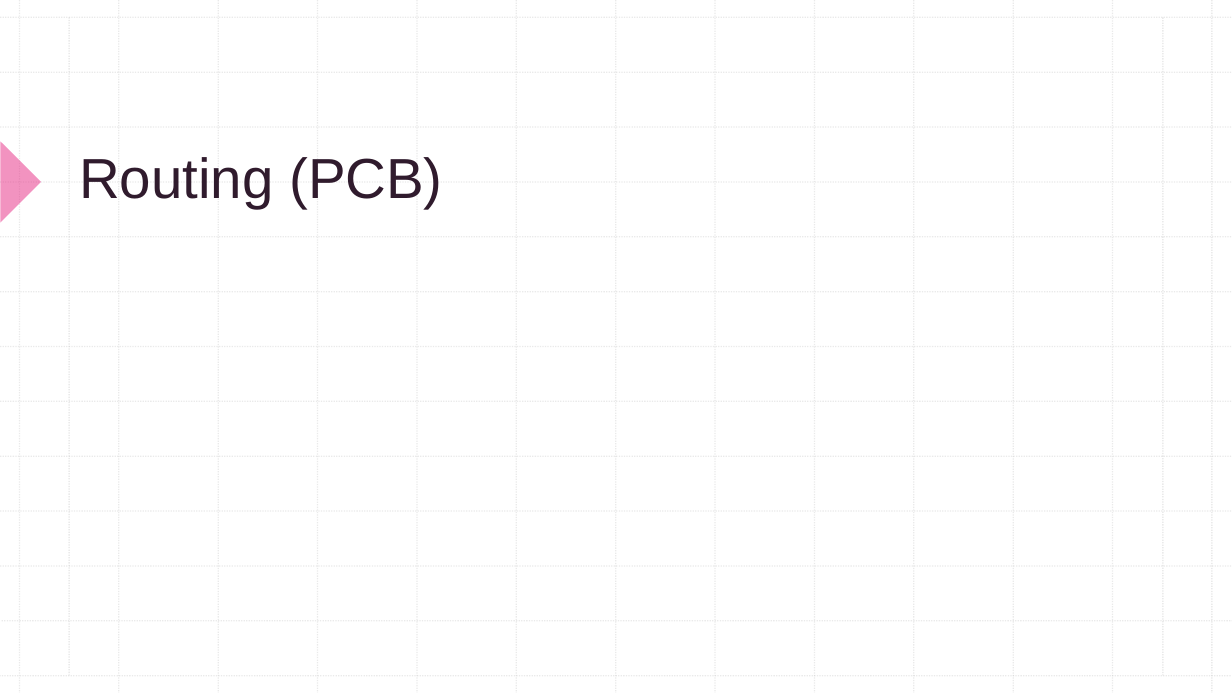
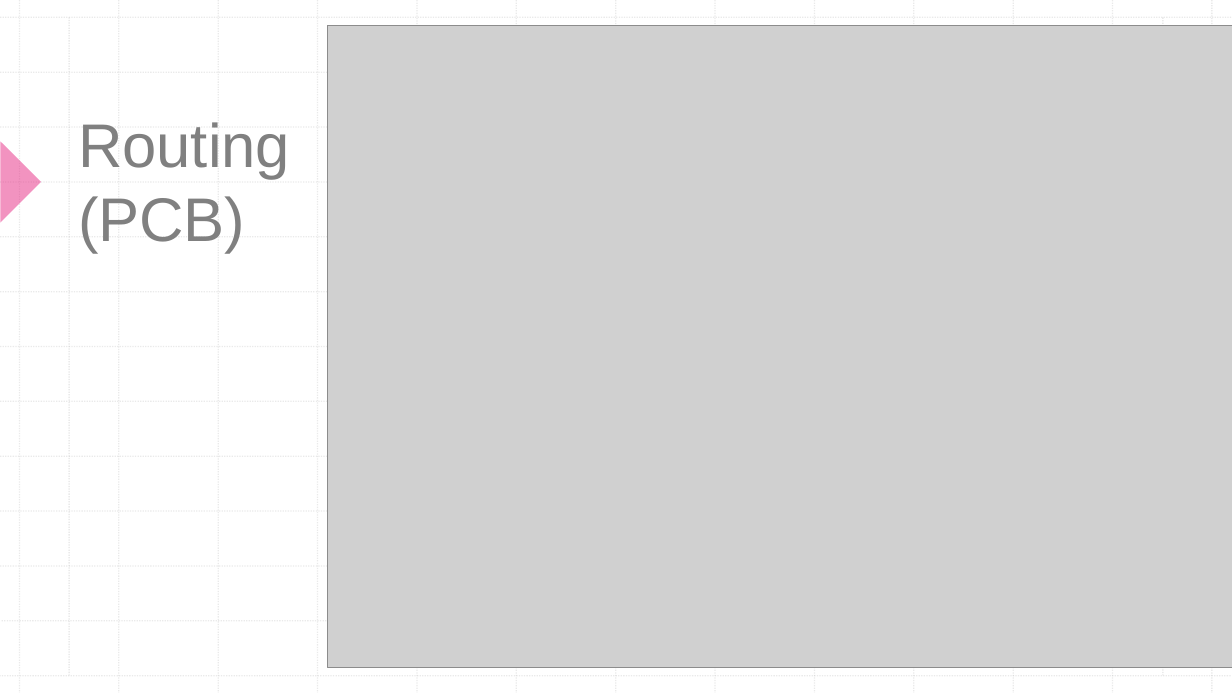
Before and after one commit to RoboJackets/robocup-pcb, a slide deck: slide 14 of boards/off-robot/battery-status-v2.0/Battery Status Device Design Review.pptx. Drawn at 1232x693 pixels with LibreOffice and Linux fonts; fonts in the diff are those of the drawing; grey boxes stand for pictures. Boxes give left, top, right and bottom in pixels: in the first picture for what was removed or moved away, otherwise in the second. Text is boxed around its words. In the diff, an @@ line names an element or a change of style, - is before the commit and + after.

```diff
--- a/boards/off-robot/battery-status-v2.0/Battery Status Device Design Review.pptx
+++ b/boards/off-robot/battery-status-v2.0/Battery Status Device Design Review.pptx
@@ picture added at [327,25,1232,668] @@
@@ title "Routing (PCB)": place and size @@
-title "Routing (PCB)" at [79,157,443,209]
+title "Routing (PCB)" at [78,122,290,253]
@@ title "Routing (PCB)" at [78,122,290,253]: size 44 to 48 pt, text colour #301B2D to #808080 @@
```
Also in this commit, not shown: 1 slide added.
